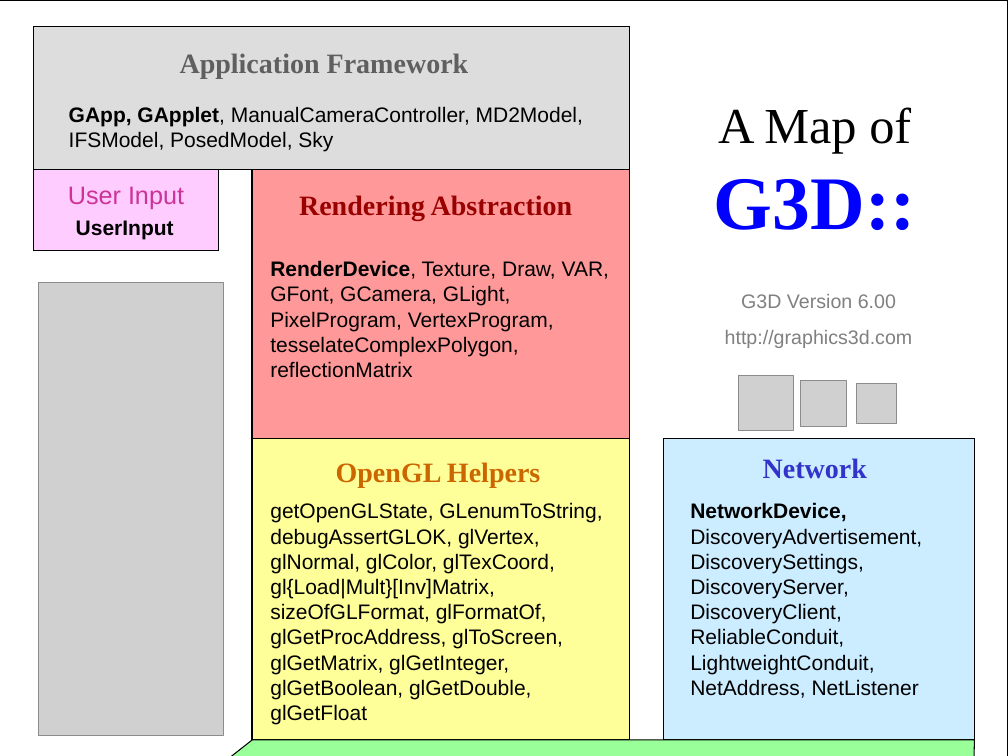
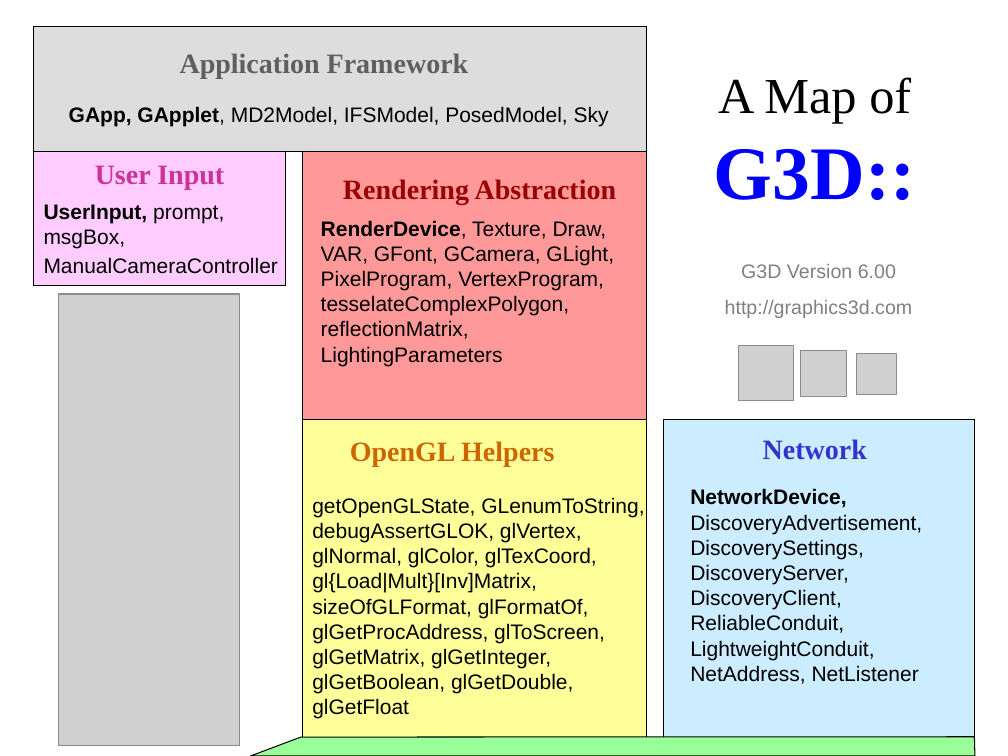
Before and after one commit to luaman/g3d-cpp, a slide deck: slide 1 of source/G3D-Map.ppt. Drawn at 1008x756 pixels with LibreOffice and Linux fonts; fonts in the diff are those of the drawing; grey boxes stand for pictures. Boxes give left, top, right and bottom in pixels: in the first picture for what was removed or moved away, otherwise in the second. Text is boxed around its words. In the diff, an @@ line names an element or a change of style, - is before the commit and + after.

Commit message:
added LightingParameters

```diff
--- a/source/G3D-Map.ppt
+++ b/source/G3D-Map.ppt
@@ rectangle removed at (0, 0, 1008, 756) @@
@@ rectangle: place and size @@
-rectangle at (33, 27, 630, 170)
+rectangle at (33, 27, 646, 151)
@@ 3 pictures, 1 text, 1 title: place and size @@
-3 pictures, 1 text, 1 title at (714, 107, 915, 430)
+3 pictures, 1 text, 1 title at (714, 77, 915, 401)
@@ text at (69, 106, 609, 127): text changed @@
-GApp, GApplet, ManualCameraController, MD2Model, IFSModel, PosedModel, Sky
+GApp, GApplet, MD2Model, IFSModel, PosedModel, Sky
@@ rectangle: place and size @@
-rectangle at (33, 169, 218, 250)
+rectangle at (33, 151, 285, 285)
@@ text "User Input": place and size @@
-text "User Input" at (68, 186, 184, 209)
+text "User Input" at (95, 165, 224, 189)
@@ text "User Input" at (95, 165, 224, 189): size 18 to 20 pt, font Arial to Times New Roman, bold on; more space between paragraphs @@
@@ rectangle: place and size @@
-rectangle at (252, 169, 630, 438)
+rectangle at (302, 151, 647, 420)
@@ text "Rendering Abstraction": place and size @@
-text "Rendering Abstraction" at (299, 195, 573, 220)
+text "Rendering Abstraction" at (343, 179, 617, 204)
@@ text at (44, 204, 278, 274): text changed; bold off @@
-UserInput
+UserInput, prompt, msgBox, ManualCameraController
@@ text at (321, 220, 614, 366): text changed @@
-RenderDevice, Texture, Draw, VAR, GFont, GCamera, GLight, PixelProgram, VertexProgram, tesselateComplexPolygon, reflectionMatrix
+RenderDevice, Texture, Draw, VAR, GFont, GCamera, GLight, PixelProgram, VertexProgram, tesselateComplexPolygon, reflectionMatrix, LightingParameters
@@ picture: place and size @@
-picture at (38, 282, 223, 736)
+picture at (58, 294, 239, 746)
@@ rectangle: place and size @@
-rectangle at (252, 438, 630, 739)
+rectangle at (302, 420, 647, 740)
@@ text "OpenGL Helpers": place and size @@
-text "OpenGL Helpers" at (336, 462, 540, 487)
+text "OpenGL Helpers" at (350, 441, 554, 467)
@@ rectangle: place and size @@
-rectangle at (663, 438, 974, 739)
+rectangle at (663, 420, 974, 740)
@@ text "Network": place and size @@
-text "Network" at (763, 458, 867, 479)
+text "Network" at (763, 439, 867, 460)
@@ text "NetworkDevice, DiscoveryAdvertisement, DiscoverySettings, Di ...": place and size @@
-text "NetworkDevice, DiscoveryAdvertisement, DiscoverySettings, Di ..." at (690, 502, 922, 698)
+text "NetworkDevice, DiscoveryAdvertisement, DiscoverySettings, Di ..." at (690, 488, 922, 684)
@@ text "getOpenGLState, GLenumToString, debugAssertGLOK, glVertex, g ...": place and size @@
-text "getOpenGLState, GLenumToString, debugAssertGLOK, glVertex, g ..." at (270, 502, 602, 725)
+text "getOpenGLState, GLenumToString, debugAssertGLOK, glVertex, g ..." at (312, 497, 644, 719)
@@ freeform shape: place and size @@
-freeform shape at (211, 740, 974, 756)
+freeform shape at (250, 737, 975, 756)
```
Also in this commit, not shown: 1 other slide changed.
